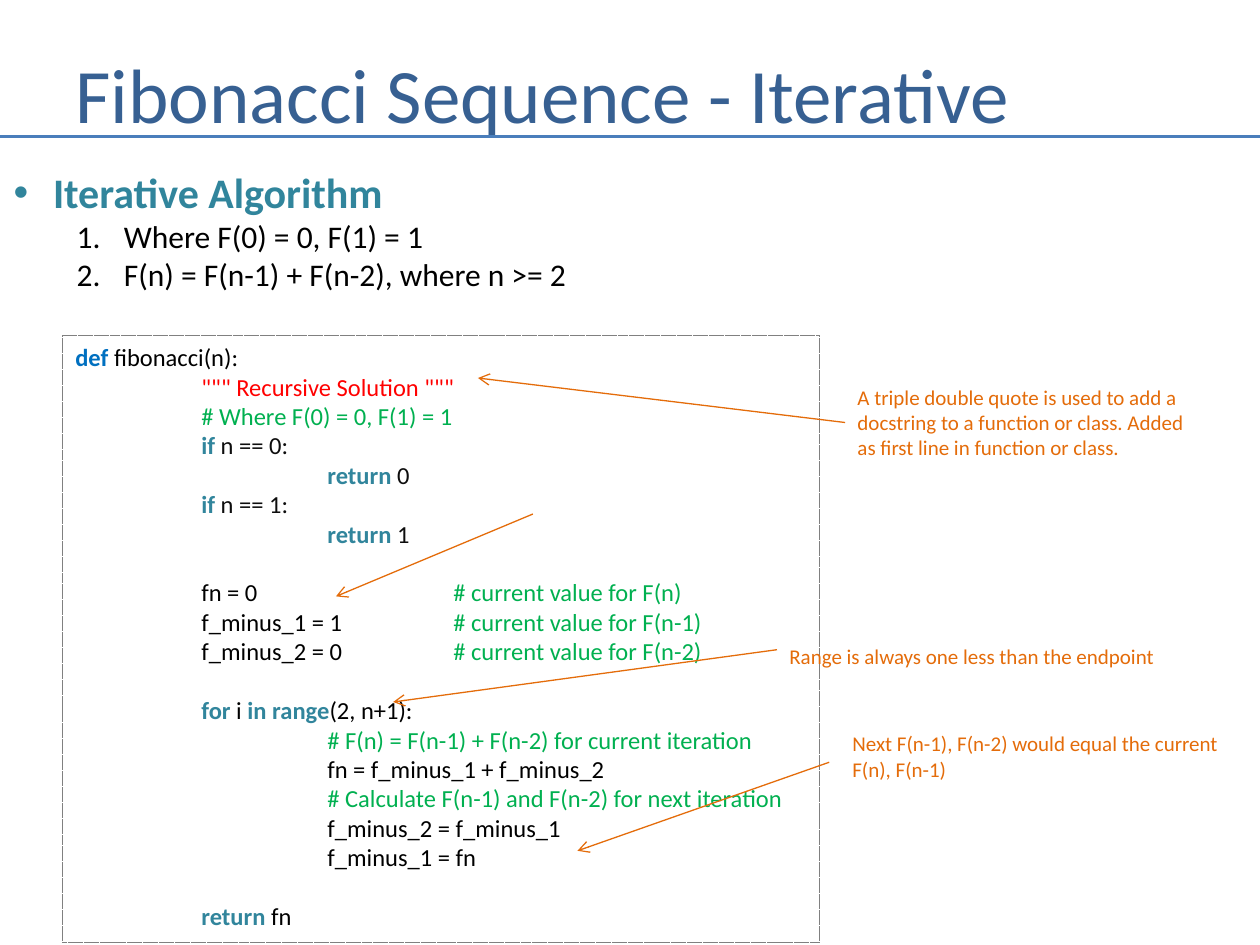
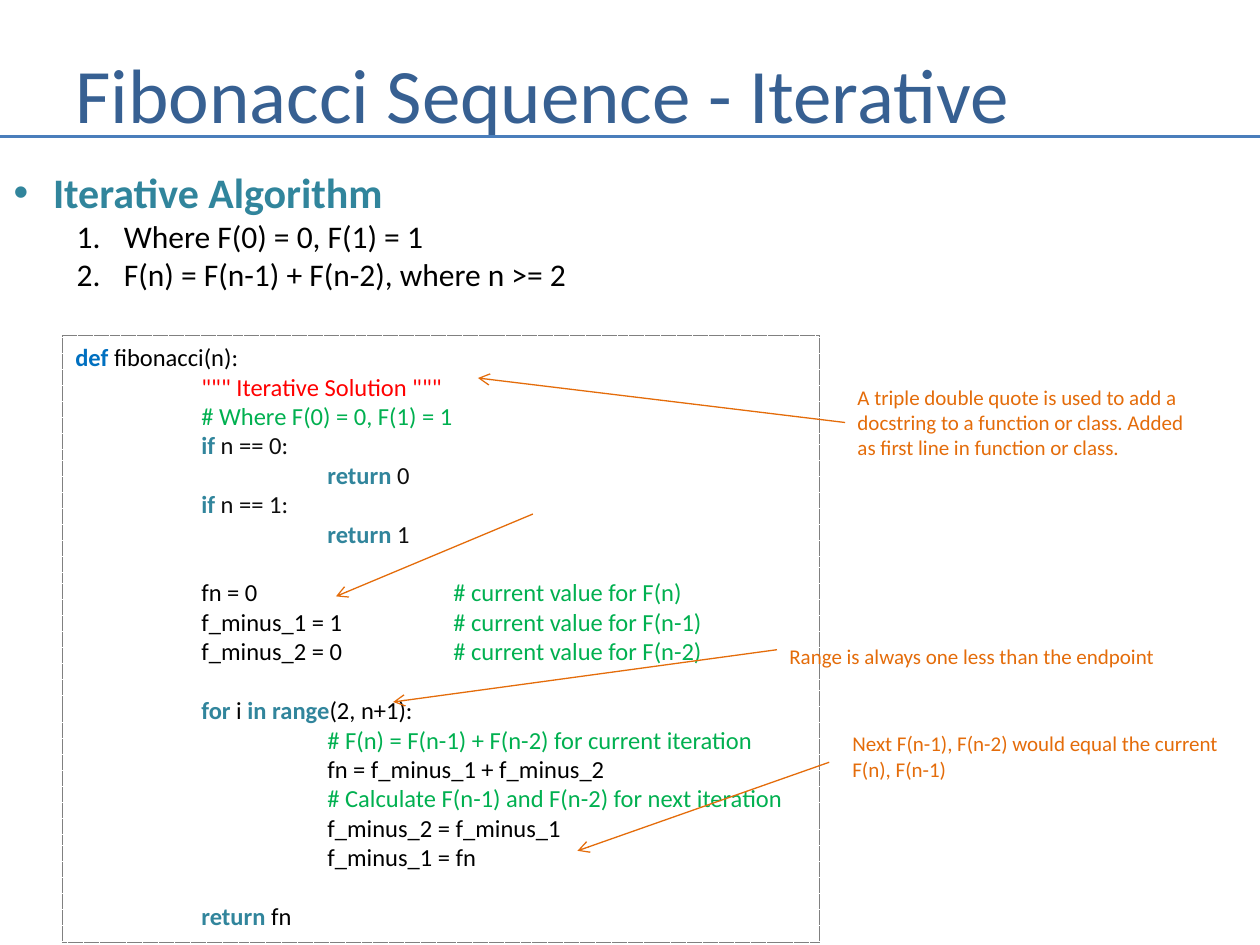
Before and after one commit to andrewferlitsch/Training, a slide deck: slide 9 of CSTraining/Fundamentals/Whiteboarding.pptx. Drawn at 1260x945 pixels with LibreOffice and Linux fonts; fonts in the diff are those of the drawing. Boxes give left, top, right and bottom in pixels: in the first picture for what was removed or moved away, otherwise in the second. Text is boxed around its words. In the diff, an @@ line names an element or a change of style, - is before the commit and + after.

Commit message:
typo updates

```diff
--- a/CSTraining/Fundamentals/Whiteboarding.pptx
+++ b/CSTraining/Fundamentals/Whiteboarding.pptx
@@ text in rectangle at [236, 379, 407, 397]: text changed @@
-""" Recursive Solution """
+""" Iterative Solution """
```
Also in this commit, not shown: 6 other slides changed.
